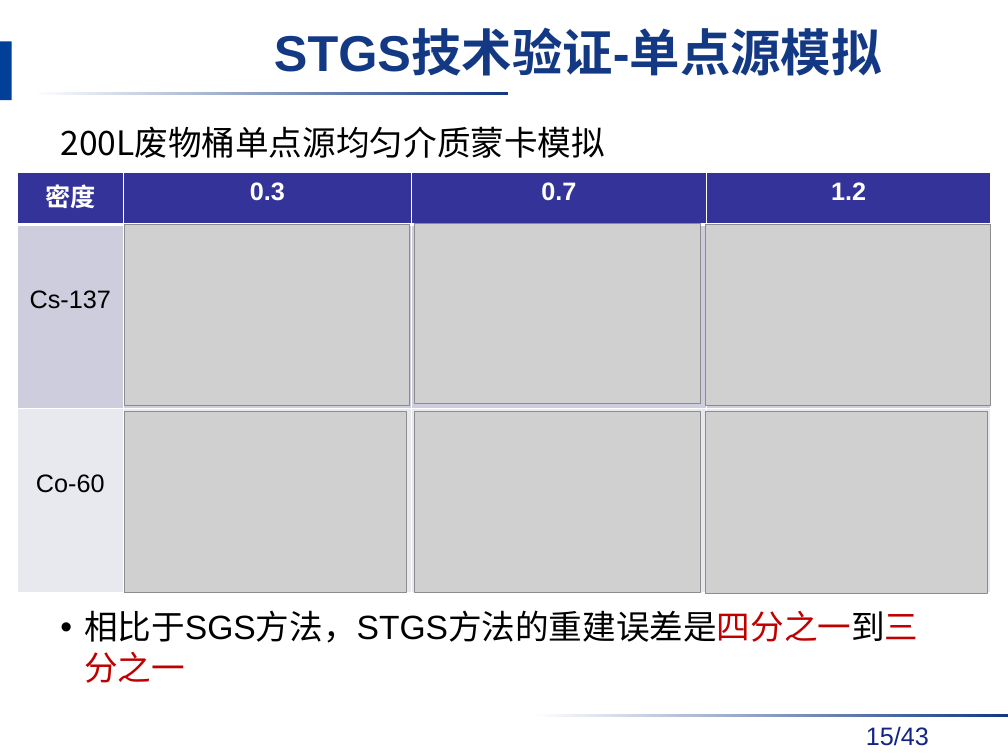
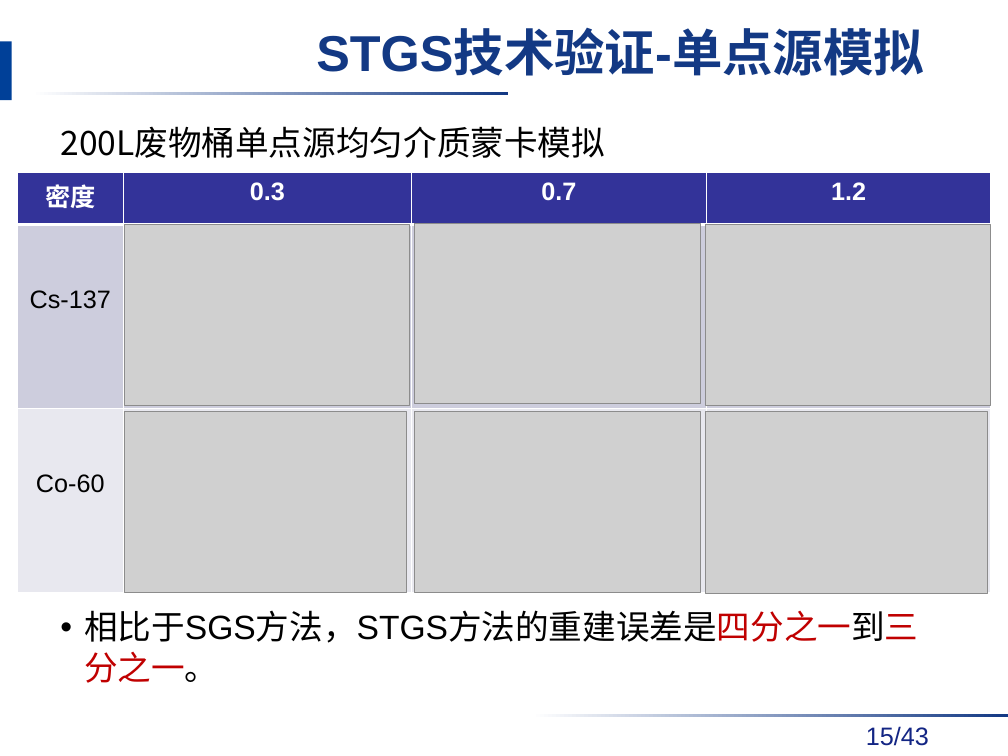
Before and after one commit to danxibao/NDAPapers, a slide deck: slide 15 of 答辩/毕业答辩报告v2-饶开源.pptx. Drawn at 1008x756 pixels with LibreOffice and Linux fonts; fonts in the diff are those of the drawing; grey boxes stand for pictures; background and template pictures are left out. Boxes give left, top, right and bottom in pixels: in the first picture for what was removed or moved away, otherwise in the second. Text is boxed around its words. In the diff, an @@ line names an element or a change of style, - is before the commit and + after.

```diff
--- a/答辩/毕业答辩报告v2-饶开源.pptx
+++ b/答辩/毕业答辩报告v2-饶开源.pptx
@@ title "STGS技术验证-单点源模拟": place and size @@
-title "STGS技术验证-单点源模拟" at bbox=[274, 30, 882, 76]
+title "STGS技术验证-单点源模拟" at bbox=[316, 30, 924, 76]
@@ text at bbox=[84, 610, 918, 683]: text changed @@
-• 相比于SGS方法，STGS方法的重建误差是四分之一到三分之一
+• 相比于SGS方法，STGS方法的重建误差是四分之一到三分之一。
```
Also in this commit, not shown: 19 other slides changed, 2 slides added.
